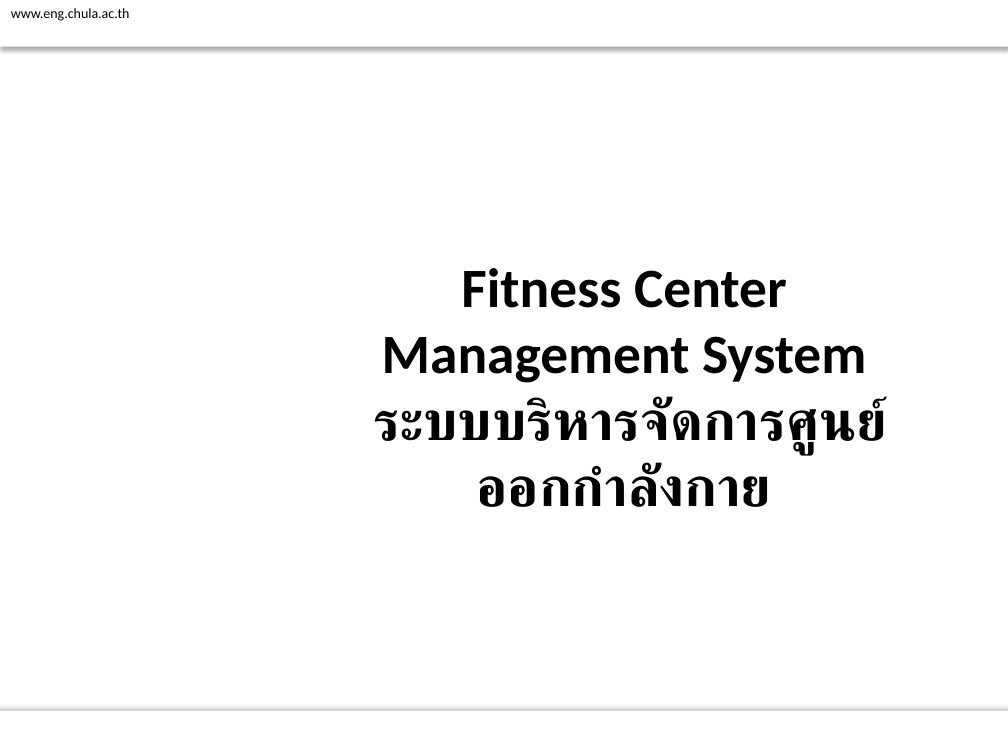
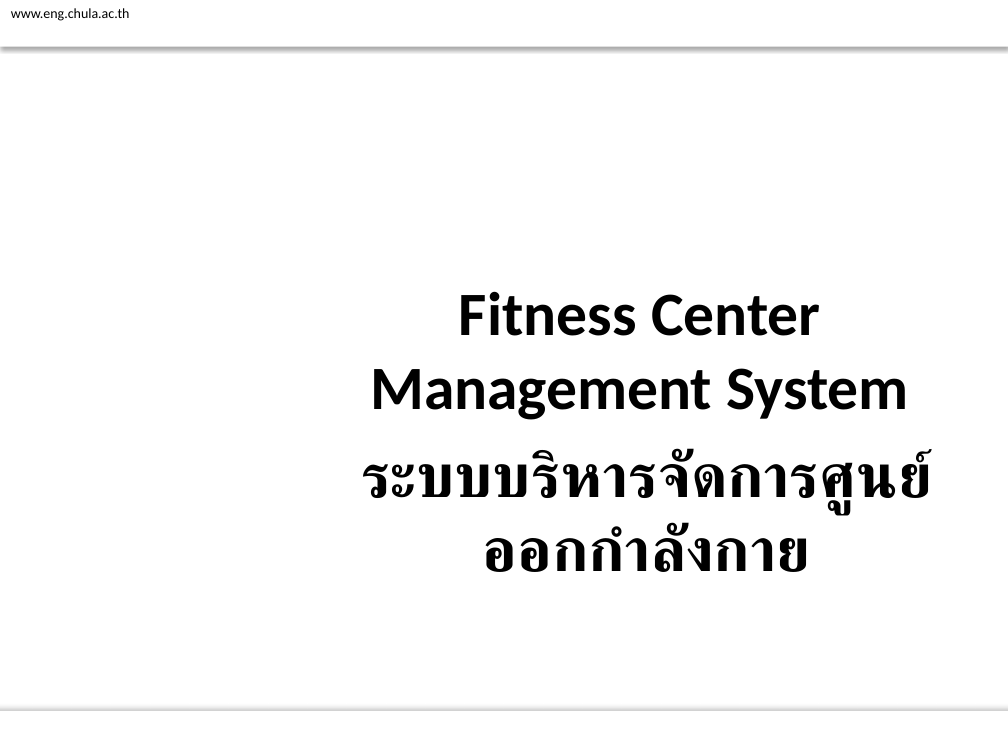
Before and after one commit to atadeesom/BubbleBeeDoc, a slide deck: slide 1 of Proposal/Final/Group 6_Presentation Triple B Fitness Center.pptx. Drawn at 1008x756 pixels with LibreOffice and Linux fonts; fonts in the diff are those of the drawing; background and template pictures are left out. Boxes give left, top, right and bottom in pixels: in the first picture for what was removed or moved away, otherwise in the second. Text is boxed around its words. In the diff, an @@ line names an element or a change of style, - is before the commit and + after.

```diff
--- a/Proposal/Final/Group 6_Presentation Triple B Fitness Center.pptx
+++ b/Proposal/Final/Group 6_Presentation Triple B Fitness Center.pptx
@@ title at box(370, 291, 909, 420): text changed; size 39.6 to 44 pt; font Lato to Calibri @@
-Fitness Center Management System
-ระบบบริหารจัดการศูนย์ออกกำลังกาย
+Fitness Center Management System
@@ text added at box(361, 449, 933, 572), 44 pt, text #000000, bold @@
+ระบบบริหารจัดการศูนย์ออกกำลังกาย
```
Also in this commit, not shown: 11 other slides changed, 1 other file.
